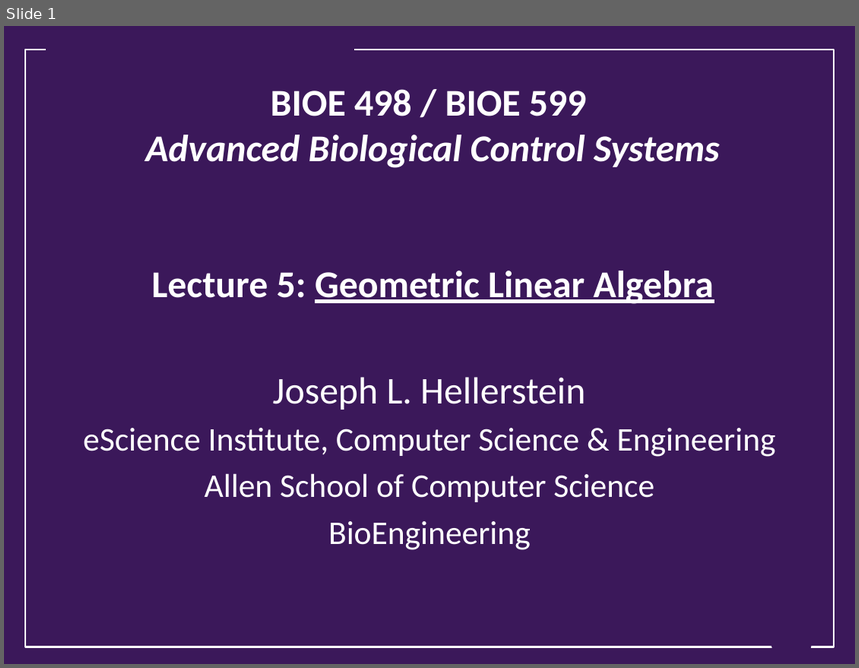
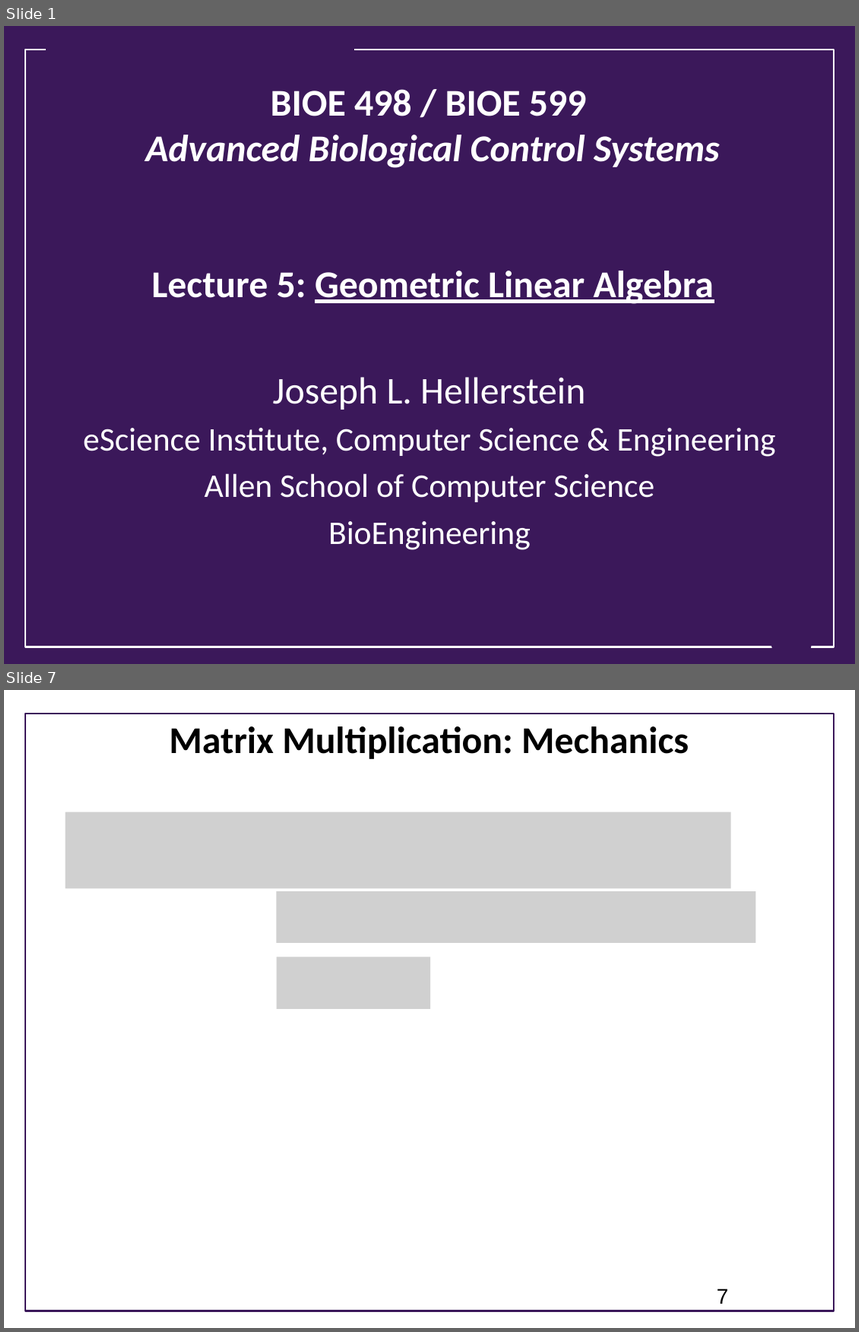
Before and after one commit to joseph-hellerstein/advanced-controls-lectures, a slide deck: Lecture_4-Geometric-Linear-Algebra/Geometric-Linear-Algebra.pptx. Shown one above the other, each under a label of ours: slide 1 before the commit, slides 1 and 7 after it; the slides between them are not shown. The pictures are 859x668 and 859x1332 pixels, drawn with LibreOffice and Linux fonts; fonts in the diff are those of the drawing; grey boxes stand for pictures; background and template pictures are left out. Boxes give left, top, right and bottom in pixels: in the first picture for what was removed or moved away, otherwise in the second. Text is boxed around its words. In the diff, an @@ line names an element or a change of style, - is before the commit and + after.

```diff
--- a/Lecture_4-Geometric-Linear-Algebra/Geometric-Linear-Algebra.pptx
+++ b/Lecture_4-Geometric-Linear-Algebra/Geometric-Linear-Algebra.pptx
@@ slide 7 added at [4, 690, 855, 1328], background #FFFFFF @@
@@ rectangle added at [25, 714, 834, 1312], outline #3B185A 1.75 pt @@
@@ title added at [169, 726, 689, 759], 32 pt, text #000000, bold @@
+Matrix Multiplication: Mechanics
@@ picture added at [66, 812, 731, 888] @@
@@ picture added at [276, 891, 756, 944] @@
@@ picture added at [276, 958, 430, 1009] @@
@@ page number added at [717, 1289, 729, 1304], 18 pt, text #000000 @@
+7
```
Also in this commit, not shown: 2 slides changed, 13 other slides added, 1 slide removed.
